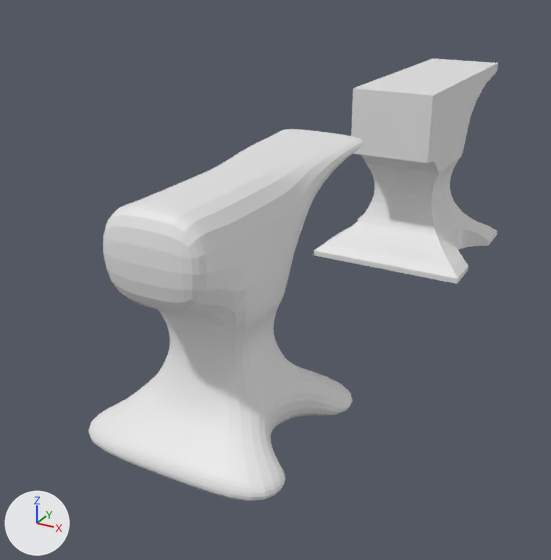
The Blender file anvil.blend as it was, and as the next commit left it.
The view is the same before and after, from a 50 mm lens placed at (4.13, -6.28, 4.99), pointed at (-0.52, 2.16, 0.77). Every picture has the same lights, and +X, +Y and +Z are marked at lower left.

The scene before the commit, as lines of its bpy script (objects in view):
```python
me_cylinder_001 = bpy.data.meshes.new('Cylinder.001')
me_cylinder_001.from_pydata(...)  # a 32-sided cylinder along z spanning x -1.0..1.0, y -1.0..1.0, z -1.0..1.0
me_plane_001 = bpy.data.meshes.new('Plane.001')
me_plane_001.from_pydata(...)  # 104 vertices, 77 faces; spans x 0.0..1.15, y -1.18..2.31, z 0.18..2.81
me_plane_006 = bpy.data.meshes.new('Plane.006')
me_plane_006.from_pydata(...)  # 142 vertices, 110 faces; spans x 0.0..1.15, y -1.18..2.31, z -1.13..1.61
ob_cylinder_002 = bpy.data.objects.new('Cylinder.002', me_cylinder_001)
ob_cylinder_002.location = (1.751, 5.774, 0.281)
ob_cylinder_002.scale = (0.815, 0.718, 0.815)
ob_cylinder_002.hide_set(True)  # wire or fog, not drawn
ob_plane_001 = bpy.data.objects.new('Plane.001', me_plane_006)
ob_plane_001.location = (0.0, 0.0, 1.1)
ob_plane_001.scale = (1.07, 1.07, 1.07)
_m = ob_plane_001.modifiers.new('Mirror', 'MIRROR')
_m = ob_plane_001.modifiers.new('Subdivision', 'SUBSURF')
ob_plane_002 = bpy.data.objects.new('Plane.002', me_plane_001)
ob_plane_002.location = (0.14, 5.77, 0.0)
ob_plane_002.scale = (1.07, 1.07, 1.07)
_m = ob_plane_002.modifiers.new('Boolean', 'BOOLEAN')
_m.object = ob_cylinder_002
_m = ob_plane_002.modifiers.new('Mirror', 'MIRROR')
```
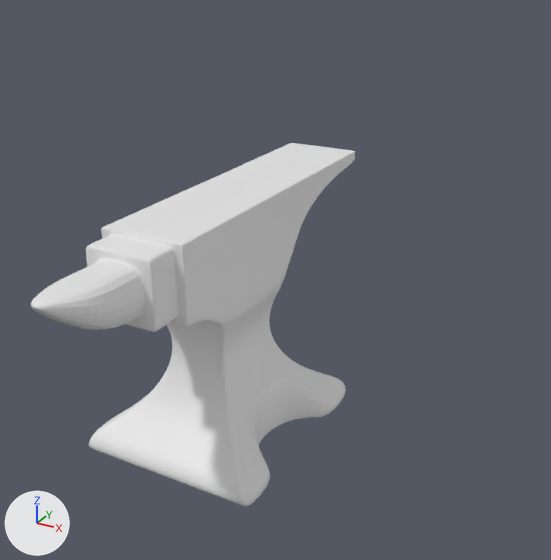
ob_cylinder_002 is not drawn itself; it is used by a modifier of ob_plane_002.

Location of each change, [x1, y1, x2, y2] in pixels of the pictures (551 x 560 px):
'Plane.001', reshaped, rescaled (17% wider)
    before: [88, 129, 364, 501]
    after: [31, 143, 355, 506]
'Plane.002', deleted
    before: [314, 59, 498, 284]

The change, as a diff of the scene's bpy script:
```diff
--- a/anvil.blend.py
+++ b/anvil.blend.py
@@ me_plane_006 @@
 # used by ob_plane_001; location = (0.0, 0.0, 1.1); scale = (1.07, 1.07, 1.07)
-me_plane_006.from_pydata(...)  # 142 vertices, 110 faces; spans x 0.0..1.15, y -1.18..2.31, z -1.13..1.61
+me_plane_006.from_pydata(...)  # 447 vertices, 402 faces; spans x 0.0..1.03, y -2.41..2.31, z -1.13..1.42
+# me_plane_006 part 1: 89 vertices moved from x 0.0..1.15, y -1.18..2.31, z -1.13..1.61 to x 0.0..1.03, y -1.18..2.31, z -1.13..1.42; 13 vertices removed from x 0.0..0.58, y -1.18..2.31, z 0.68..1.61; 318 vertices added at x 0.0..1.03, y -2.41..2.31, z -1.13..1.42
@@ ob_plane_001 @@
 ob_plane_001.location = (0.0, 0.0, 1.1)
-ob_plane_001.scale = (1.07, 1.07, 1.07)
+ob_plane_001.scale = (1.0, 1.07, 1.07)
 _m = ob_plane_001.modifiers.new('Mirror', 'MIRROR')
@@ ob_plane_002 @@
-ob_plane_002 = bpy.data.objects.new('Plane.002', me_plane_001)
-ob_plane_002.location = (0.14, 5.77, 0.0)
-ob_plane_002.scale = (1.07, 1.07, 1.07)
-_m = ob_plane_002.modifiers.new('Boolean', 'BOOLEAN')
-_m.object = ob_cylinder_002
-_m = ob_plane_002.modifiers.new('Mirror', 'MIRROR')
@@ ob_cylinder_002 @@
-ob_cylinder_002 = bpy.data.objects.new('Cylinder.002', me_cylinder_001)
-ob_cylinder_002.location = (1.751, 5.774, 0.281)
-ob_cylinder_002.scale = (0.815, 0.718, 0.815)
-ob_cylinder_002.hide_set(True)  # wire or fog, not drawn
```
